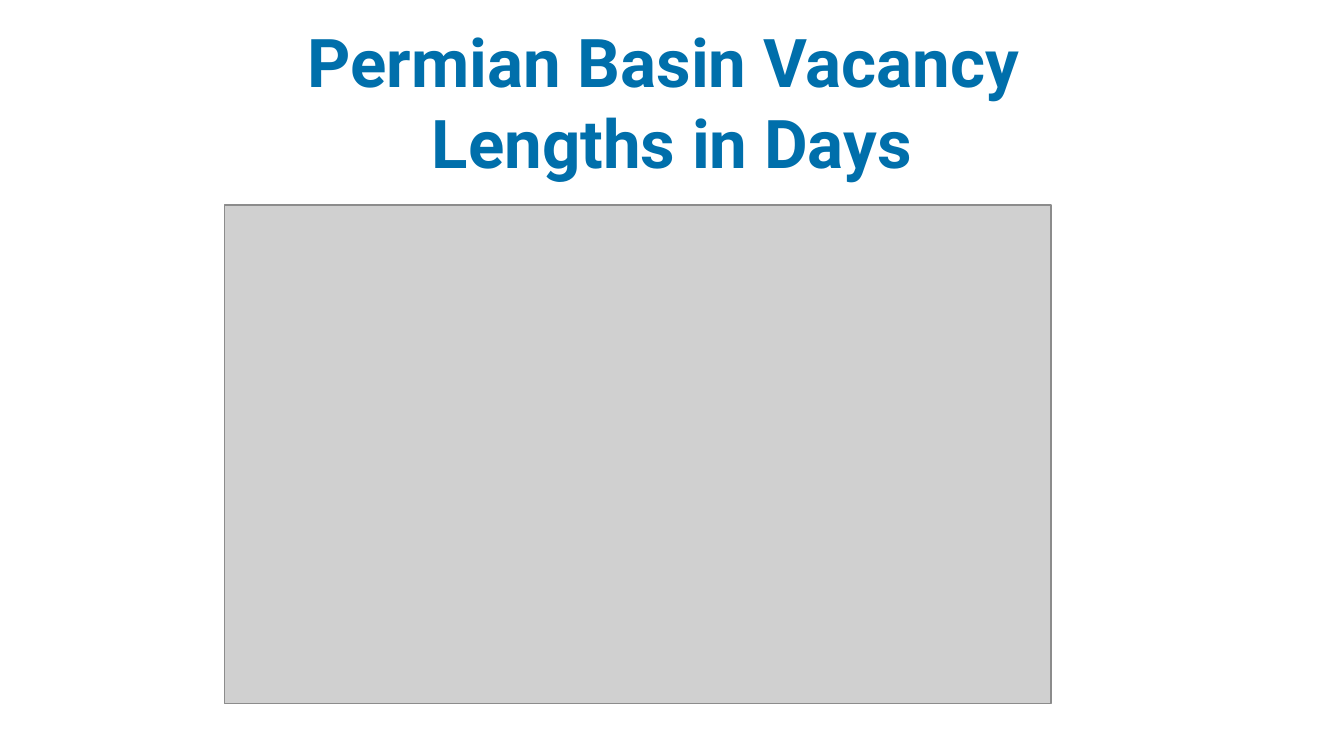
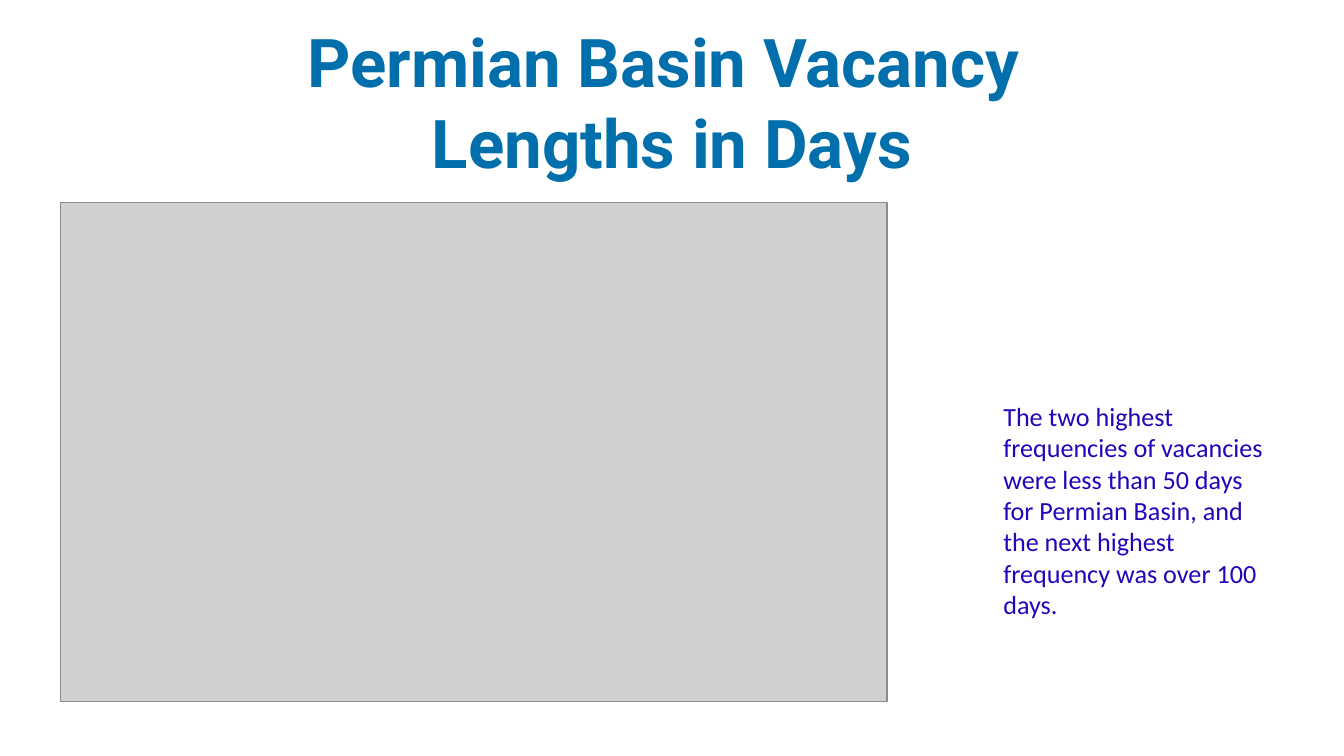
Before and after one commit to idea-analytics/Staffing_Trends_Performance_Vacancies, a slide deck: slide 14 of graphs/Staffing_Part1_23-24_preliminary_report.pptx. Drawn at 1344x756 pixels with LibreOffice and Linux fonts; fonts in the diff are those of the drawing; grey boxes stand for pictures; background and template pictures are left out. Boxes give left, top, right and bottom in pixels: in the first picture for what was removed or moved away, otherwise in the second. Text is boxed around its words. In the diff, an @@ line names an element or a change of style, - is before the commit and + after.

```diff
--- a/graphs/Staffing_Part1_23-24_preliminary_report.pptx
+++ b/graphs/Staffing_Part1_23-24_preliminary_report.pptx
@@ picture: place and size @@
-picture at box(224, 206, 1051, 704)
+picture at box(60, 203, 887, 702)
@@ text added at box(1003, 408, 1262, 619), 14 pt, text #2007B9 @@
+The two highest frequencies of vacancies were less than 50 days for Permian Basin, and the next highest frequency was over 100 days.
```
Also in this commit, not shown: 7 other slides changed, 5 slides added, 3 other files.
